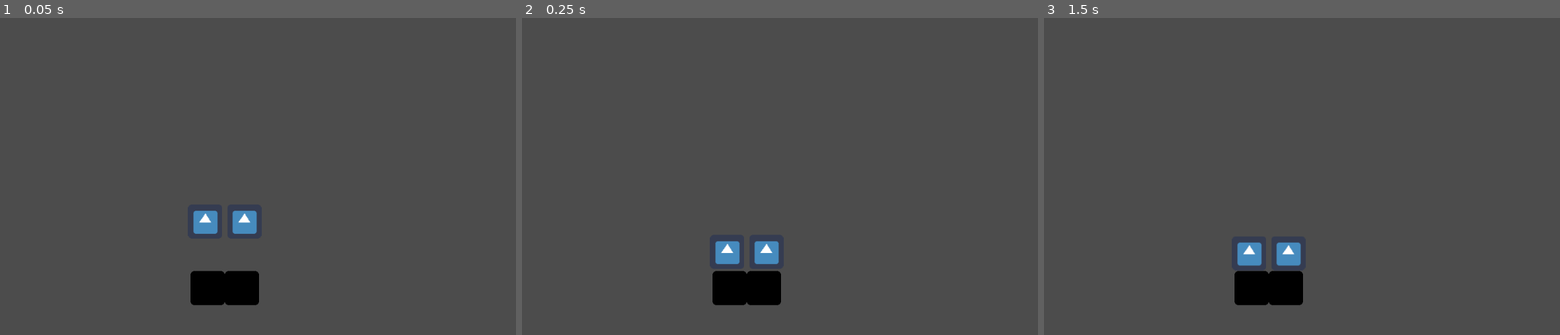
Above: before the commit, frames 1-3 (left to right).
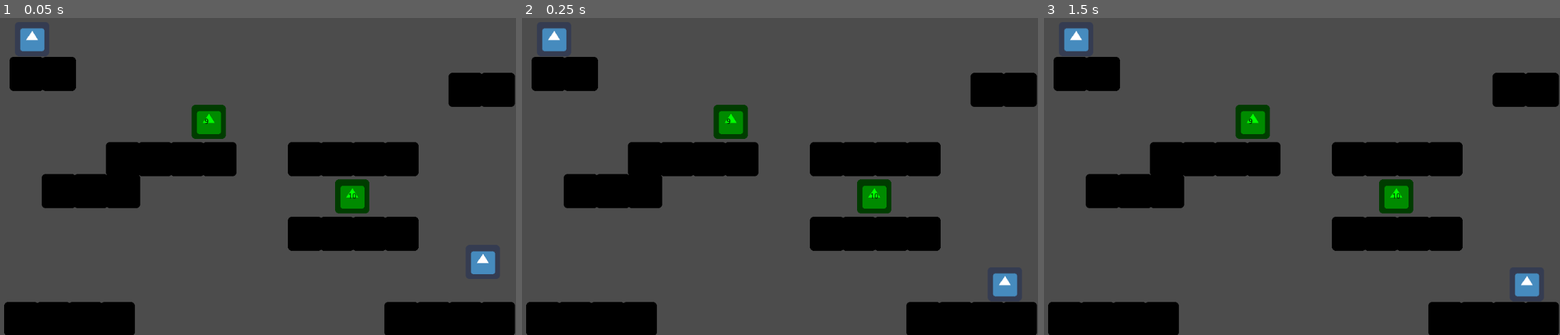
Above: after the commit, the same moments.

Repository: TKlintworth/CryptidJam2019
Game: Godot game, scene res://Level.tscn
The game is run twice, just before and just after one commit, with the same random seed, the same clock (stepped at 60 frames per second) and the same inputs. Before the commit the project starts from res://World.tscn. The engine's default icon, where the game draws it, is replaced by a stand-in: a white triangle on a blue panel in a dark square.
Inputs:
- Up to frame 1 (0.05 s): no input
- Up to frame 2 (0.25 s): no input
- Up to frame 3 (1.5 s): tap Enter at 1.25 s

The runs differ from the first frame. In frame 1, 23% of the frame differs, in the area x 0-100%, y 3-100%; in frame 2, 23%; in frame 3, 23%.

Commit message:
added double jump, control point with detection, level prototype, two players

Diff:
--- a/Character.gd
+++ b/Character.gd
@@ -1,19 +1,28 @@
 extends KinematicBody2D
 
 const UP = Vector2(0,-1)
-const ACCELERATION = 50
+const ACCELERATION = 100
 const GRAVITY = 30
-const JUMP_HEIGHT = -400
-const MAX_SPEED = 200
+const JUMP_HEIGHT = -600
+const MAX_SPEED = 300
+const MAX_FALL_SPEED = 1200
+#allow double jump
+const MAX_JUMP_COUNT = 2
 
 export var id = 0
 
+var jump_count = 0
 var velocity = Vector2()
 
+#Handle player input from both characters
 func get_input():
 	var friction = false
+
 	#velocity = Vector2()
 	velocity.y += GRAVITY
+	if velocity.y > MAX_FALL_SPEED:
+		velocity.y = MAX_FALL_SPEED
+
 
 	if Input.is_action_pressed('right_%s' % id):
 		velocity.x = min(velocity.x + ACCELERATION, MAX_SPEED)
@@ -22,16 +31,23 @@
 	else:
 		friction = true
 
+	#If you're on the floor, set jump count to 0, otherwise allow up to 2 jumps
+	#Seems to handle a double jump alright
+	#TODO clean this code up
 	if is_on_floor():
-		if Input.is_action_just_pressed('up_%s' % id):
+		jump_count = 0
+		if Input.is_action_just_pressed('up_%s' % id) and jump_count < MAX_JUMP_COUNT:
 			velocity.y = JUMP_HEIGHT
+			jump_count += 1
 		if friction == true:
 			velocity.x = lerp(velocity.x, 0, 0.2)
 	else:
+		if Input.is_action_just_pressed('up_%s' % id) and jump_count < MAX_JUMP_COUNT:
+			velocity.y = JUMP_HEIGHT
+			jump_count += 1
 		if friction == true:
 			velocity.x = lerp(velocity.x, 0, 0.05)
 
-	print(velocity)
 	velocity = move_and_slide(velocity, UP)
 
 
--- a/Character.tscn
+++ b/Character.tscn
@@ -4,7 +4,7 @@
 [ext_resource path="res://icon.png" type="Texture" id=2]
 
 [sub_resource type="RectangleShape2D" id=1]
-extents = Vector2( 34, 8 )
+extents = Vector2( 32, 38 )
 
 [node name="Character" type="KinematicBody2D"]
 position = Vector2( -0.184036, -0.736099 )
@@ -17,6 +17,6 @@
 texture = ExtResource( 2 )
 
 [node name="CollisionShape2D" type="CollisionShape2D" parent="."]
-position = Vector2( -0.184021, 26.4997 )
+position = Vector2( 0.184036, 0.736099 )
 scale = Vector2( 1.00686, 0.861913 )
 shape = SubResource( 1 )
--- /dev/null
+++ b/ControlPoint.gd
@@ -0,0 +1,27 @@
+extends Area2D
+
+
+export var score = 10
+export var lower = 3
+export var upper = 15
+
+# Called when the node enters the scene tree for the first time.
+func _ready() -> void:
+	#When first entering, pick score between lower and upper and set the control point label to this value
+	set_score(pick_score(lower, upper))
+
+#Pick a score from a range given
+func pick_score(lower, upper):
+	#Have to call this function before getting a new random number (not super clear on why but it works)
+	randomize()
+	score = range(lower,upper)[randi()%range(lower,upper).size()]
+	return score
+
+func set_score(score):
+	print("Setting score as ", score)
+	#Have to cast the randomly generated score to a string from an integer
+	$CollisionShape2D/ScoreAmount.text = str(score)
+
+func _on_ControlPoint_body_shape_entered(body_id: int, body: PhysicsBody2D, body_shape: int, area_shape: int) -> void:
+	print(body_id, " ", body, " ", body_shape, " ", area_shape)
+	$CollisionShape2D/TextureProgress.value = 100
--- /dev/null
+++ b/ControlPoint.tscn
@@ -0,0 +1,43 @@
+[gd_scene load_steps=4 format=2]
+
+[ext_resource path="res://ControlPoint.gd" type="Script" id=1]
+[ext_resource path="res://icon.png" type="Texture" id=2]
+
+[sub_resource type="CircleShape2D" id=1]
+radius = 16.0
+
+[node name="ControlPoint" type="Area2D"]
+position = Vector2( 50, 30 )
+script = ExtResource( 1 )
+
+[node name="CollisionShape2D" type="CollisionShape2D" parent="."]
+modulate = Color( 0, 1, 0, 1 )
+shape = SubResource( 1 )
+
+[node name="Sprite" type="Sprite" parent="CollisionShape2D"]
+modulate = Color( 0.14902, 1, 0, 1 )
+self_modulate = Color( 0.0392157, 1, 0.054902, 1 )
+texture = ExtResource( 2 )
+
+[node name="ScoreAmount" type="RichTextLabel" parent="CollisionShape2D"]
+modulate = Color( 0, 0, 0, 1 )
+margin_left = -8.0
+margin_top = -7.0
+margin_right = 32.0
+margin_bottom = 34.0
+text = "10
+"
+__meta__ = {
+"_edit_group_": true
+}
+
+[node name="TextureProgress" type="TextureProgress" parent="CollisionShape2D"]
+modulate = Color( 0, 0, 0, 1 )
+margin_left = -31.8095
+margin_top = -31.6056
+margin_right = 32.1905
+margin_bottom = 32.3944
+step = 100.0
+texture_progress = ExtResource( 2 )
+fill_mode = 4
+[connection signal="body_shape_entered" from="." to="." method="_on_ControlPoint_body_shape_entered"]
--- /dev/null
+++ b/Level.tscn
@@ -0,0 +1,102 @@
+[gd_scene load_steps=5 format=2]
+
+[ext_resource path="res://ControlPoint.tscn" type="PackedScene" id=1]
+[ext_resource path="res://Player2.tscn" type="PackedScene" id=2]
+[ext_resource path="res://Player1.tscn" type="PackedScene" id=3]
+[ext_resource path="res://Wall.tscn" type="PackedScene" id=4]
+
+[node name="Level" type="Node"]
+
+[node name="ControlPoint2" parent="." instance=ExtResource( 1 )]
+position = Vector2( 718, 340 )
+
+[node name="Player2" parent="." instance=ExtResource( 2 )]
+position = Vector2( 962, 460 )
+
+[node name="Player1" parent="." instance=ExtResource( 3 )]
+position = Vector2( 120, 50 )
+
+[node name="Wall" parent="." instance=ExtResource( 4 )]
+editor/display_folded = true
+position = Vector2( 230, 330 )
+
+[node name="Wall3" parent="Wall" instance=ExtResource( 4 )]
+position = Vector2( 180, -60 )
+
+[node name="Wall11" parent="Wall" instance=ExtResource( 4 )]
+position = Vector2( 240, -60 )
+
+[node name="Wall4" parent="Wall" instance=ExtResource( 4 )]
+position = Vector2( 60, -60 )
+
+[node name="Wall5" parent="Wall" instance=ExtResource( 4 )]
+position = Vector2( 60, 0 )
+
+[node name="Wall6" parent="Wall" instance=ExtResource( 4 )]
+position = Vector2( 580, -60 )
+
+[node name="Wall12" parent="Wall" instance=ExtResource( 4 )]
+position = Vector2( 580, 80 )
+
+[node name="Wall16" parent="Wall" instance=ExtResource( 4 )]
+position = Vector2( 50, 240 )
+
+[node name="Wall20" parent="Wall" instance=ExtResource( 4 )]
+position = Vector2( 760, 240 )
+
+[node name="Wall7" parent="Wall" instance=ExtResource( 4 )]
+position = Vector2( 520, -60 )
+
+[node name="Wall13" parent="Wall" instance=ExtResource( 4 )]
+position = Vector2( 520, 80 )
+
+[node name="Wall17" parent="Wall" instance=ExtResource( 4 )]
+position = Vector2( -10, 240 )
+
+[node name="Wall22" parent="Wall" instance=ExtResource( 4 )]
+position = Vector2( 700, 240 )
+
+[node name="Wall8" parent="Wall" instance=ExtResource( 4 )]
+position = Vector2( 460, -60 )
+
+[node name="Wall14" parent="Wall" instance=ExtResource( 4 )]
+position = Vector2( 460, 80 )
+
+[node name="Wall19" parent="Wall" instance=ExtResource( 4 )]
+position = Vector2( -70, 240 )
+
+[node name="Wall23" parent="Wall" instance=ExtResource( 4 )]
+position = Vector2( 640, 240 )
+
+[node name="Wall9" parent="Wall" instance=ExtResource( 4 )]
+position = Vector2( 120, -60 )
+
+[node name="Wall10" parent="Wall" instance=ExtResource( 4 )]
+position = Vector2( 400, -60 )
+
+[node name="Wall15" parent="Wall" instance=ExtResource( 4 )]
+position = Vector2( 400, 80 )
+
+[node name="Wall18" parent="Wall" instance=ExtResource( 4 )]
+position = Vector2( -130, 240 )
+
+[node name="Wall21" parent="Wall" instance=ExtResource( 4 )]
+position = Vector2( 580, 240 )
+
+[node name="Wall2" parent="Wall" instance=ExtResource( 4 )]
+position = Vector2( -60, 0 )
+
+[node name="Wall24" parent="Wall" instance=ExtResource( 4 )]
+position = Vector2( -60, -220 )
+
+[node name="Wall25" parent="Wall" instance=ExtResource( 4 )]
+position = Vector2( -120, -220 )
+
+[node name="Wall26" parent="Wall" instance=ExtResource( 4 )]
+position = Vector2( 700, -190 )
+
+[node name="Wall27" parent="Wall" instance=ExtResource( 4 )]
+position = Vector2( 760, -190 )
+
+[node name="ControlPoint" parent="." instance=ExtResource( 1 )]
+position = Vector2( 450, 200 )
--- a/Player1.tscn
+++ b/Player1.tscn
@@ -2,4 +2,4 @@
 
 [ext_resource path="res://Character.tscn" type="PackedScene" id=1]
 
-[node name="Player1" index="0" instance=ExtResource( 1 )]
+[node name="Player1" instance=ExtResource( 1 )]
--- a/World.tscn
+++ b/World.tscn
@@ -7,13 +7,89 @@
 [node name="World" type="Node"]
 
 [node name="Player2" parent="." instance=ExtResource( 1 )]
-position = Vector2( 512, 384 )
+position = Vector2( 962, 460 )
 
 [node name="Player1" parent="." instance=ExtResource( 2 )]
-position = Vector2( 448, 384 )
+position = Vector2( 120, 50 )
 
 [node name="Wall" parent="." instance=ExtResource( 3 )]
-position = Vector2( 512, 512 )
+editor/display_folded = true
+position = Vector2( 230, 330 )
+
+[node name="Wall3" parent="Wall" instance=ExtResource( 3 )]
+position = Vector2( 180, -60 )
+
+[node name="Wall11" parent="Wall" instance=ExtResource( 3 )]
+position = Vector2( 240, -60 )
+
+[node name="Wall4" parent="Wall" instance=ExtResource( 3 )]
+position = Vector2( 60, -60 )
+
+[node name="Wall5" parent="Wall" instance=ExtResource( 3 )]
+position = Vector2( 60, 0 )
+
+[node name="Wall6" parent="Wall" instance=ExtResource( 3 )]
+position = Vector2( 580, -60 )
+
+[node name="Wall12" parent="Wall" instance=ExtResource( 3 )]
+position = Vector2( 580, 80 )
+
+[node name="Wall16" parent="Wall" instance=ExtResource( 3 )]
+position = Vector2( 50, 240 )
+
+[node name="Wall20" parent="Wall" instance=ExtResource( 3 )]
+position = Vector2( 760, 240 )
+
+[node name="Wall7" parent="Wall" instance=ExtResource( 3 )]
+position = Vector2( 520, -60 )
+
+[node name="Wall13" parent="Wall" instance=ExtResource( 3 )]
+position = Vector2( 520, 80 )
+
+[node name="Wall17" parent="Wall" instance=ExtResource( 3 )]
+position = Vector2( -10, 240 )
+
+[node name="Wall22" parent="Wall" instance=ExtResource( 3 )]
+position = Vector2( 700, 240 )
+
+[node name="Wall8" parent="Wall" instance=ExtResource( 3 )]
+position = Vector2( 460, -60 )
+
+[node name="Wall14" parent="Wall" instance=ExtResource( 3 )]
+position = Vector2( 460, 80 )
+
+[node name="Wall19" parent="Wall" instance=ExtResource( 3 )]
+position = Vector2( -70, 240 )
+
+[node name="Wall23" parent="Wall" instance=ExtResource( 3 )]
+position = Vector2( 640, 240 )
+
+[node name="Wall9" parent="Wall" instance=ExtResource( 3 )]
+position = Vector2( 120, -60 )
+
+[node name="Wall10" parent="Wall" instance=ExtResource( 3 )]
+position = Vector2( 400, -60 )
+
+[node name="Wall15" parent="Wall" instance=ExtResource( 3 )]
+position = Vector2( 400, 80 )
+
+[node name="Wall18" parent="Wall" instance=ExtResource( 3 )]
+position = Vector2( -130, 240 )
+
+[node name="Wall21" parent="Wall" instance=ExtResource( 3 )]
+position = Vector2( 580, 240 )
 
 [node name="Wall2" parent="Wall" instance=ExtResource( 3 )]
-position = Vector2( -64, 0 )
+position = Vector2( -60, 0 )
+
+[node name="Wall24" parent="Wall" instance=ExtResource( 3 )]
+position = Vector2( -60, -220 )
+
+[node name="Wall25" parent="Wall" instance=ExtResource( 3 )]
+position = Vector2( -120, -220 )
+
+[node name="Wall26" parent="Wall" instance=ExtResource( 3 )]
+position = Vector2( 700, -190 )
+
+[node name="Wall27" parent="Wall" instance=ExtResource( 3 )]
+position = Vector2( 760, -190 )
--- a/project.godot
+++ b/project.godot
@@ -16,7 +16,7 @@
 [application]
 
 config/name="lizardman"
-run/main_scene="res://World.tscn"
+run/main_scene="res://Level.tscn"
 config/icon="res://icon.png"
 
 [input]
